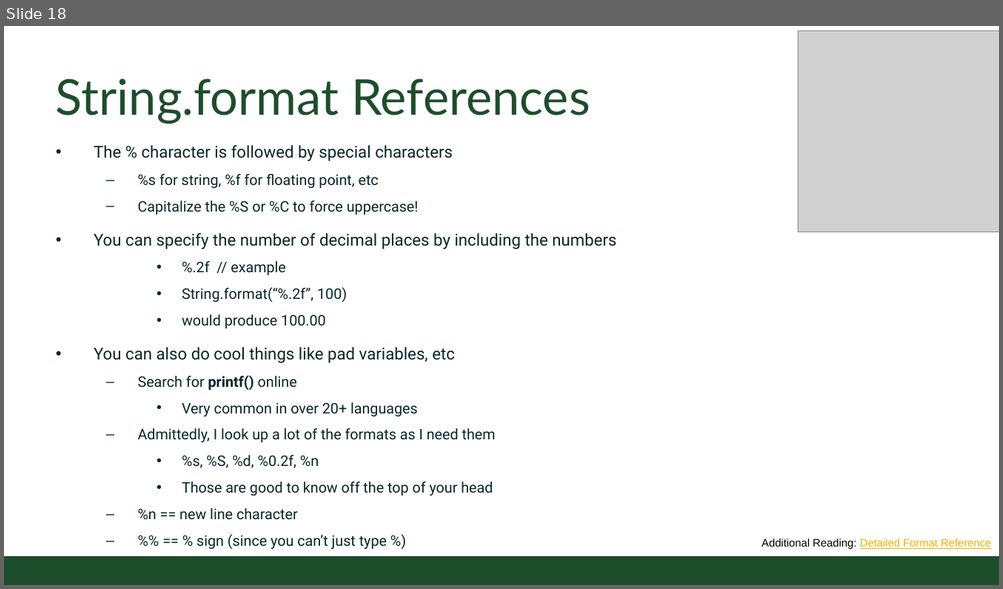
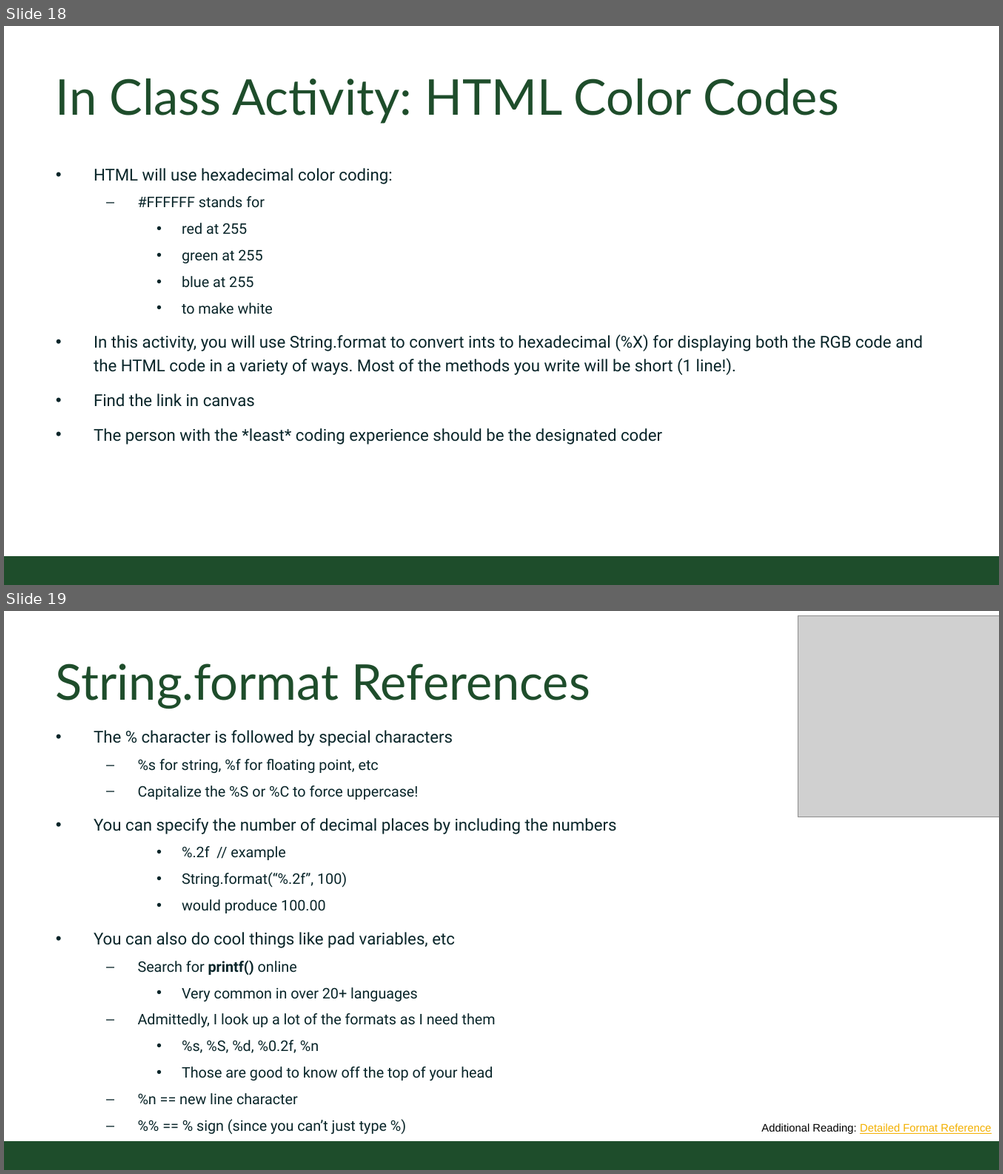
Before and after one commit to CSU-CompSci-CS163-4/Handouts, a slide deck: slides/On-Campus/02_03_CharactersAndStrings.pptx. Shown one above the other, each under a label of ours: slide 18 before the commit, slides 18 and 19 after it. The pictures are 1003x589 and 1003x1174 pixels, drawn with LibreOffice and Linux fonts; fonts in the diff are those of the drawing; grey boxes stand for pictures; background and template pictures are left out. Boxes give left, top, right and bottom in pixels: in the first picture for what was removed or moved away, otherwise in the second. Text is boxed around its words. In the diff, an @@ line names an element or a change of style, - is before the commit and + after.

```diff
--- a/slides/On-Campus/02_03_CharactersAndStrings.pptx
+++ b/slides/On-Campus/02_03_CharactersAndStrings.pptx
@@ slide 18 added at (x1=4, y1=26, x2=999, y2=585), background #FFFFFF; not listed: 1 template element that a slide beside it also shows @@
@@ title added at (x1=56, y1=79, x2=839, y2=124), 54 pt, text #1E4D2B @@
+In Class Activity: HTML Color Codes
@@ text added at (x1=94, y1=168, x2=922, y2=445), 18 pt, text #092529 @@
+• HTML will use hexadecimal color coding:
+  – #FFFFFF stands for
+    • red at 255
+    • green at 255
+    • blue at 255
+    • to make white
+• In this activity, you will use String.format to convert ints to hexadecimal (%X) for displaying both the RGB code and the HTML code in a variety of ways. Most of the methods you write will be short (1 line!).
+• Find the link in canvas
+• The person with the *least* coding experience should be the designated coder
@@ what was slide 18 is now slide 19 @@
```
Also in this commit, not shown: 8 slides changed, 1 other slide added, 1 other file.
